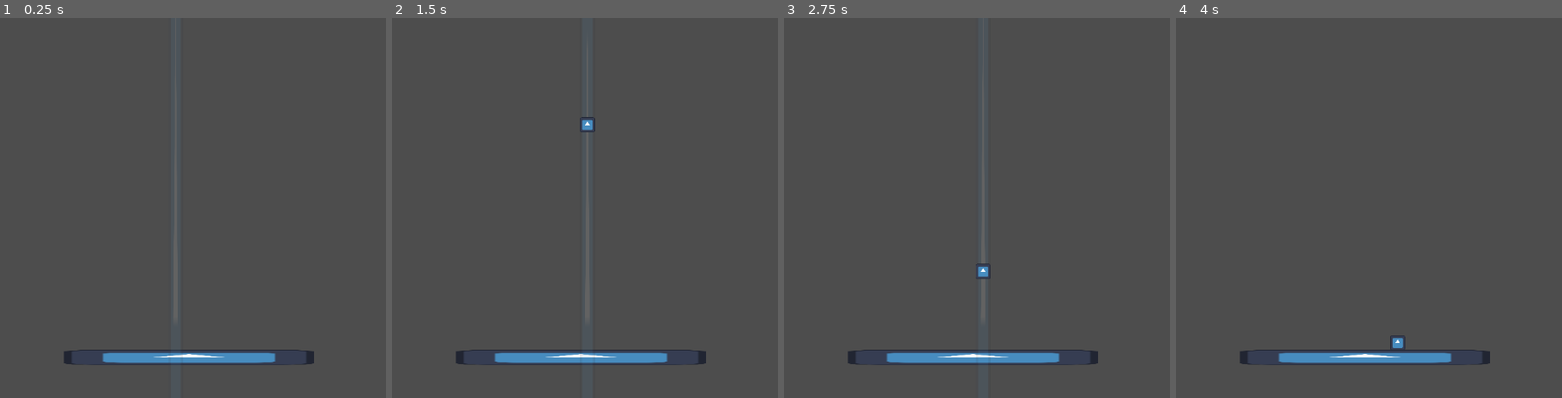
Above: before the commit, frames 1-4 (left to right).
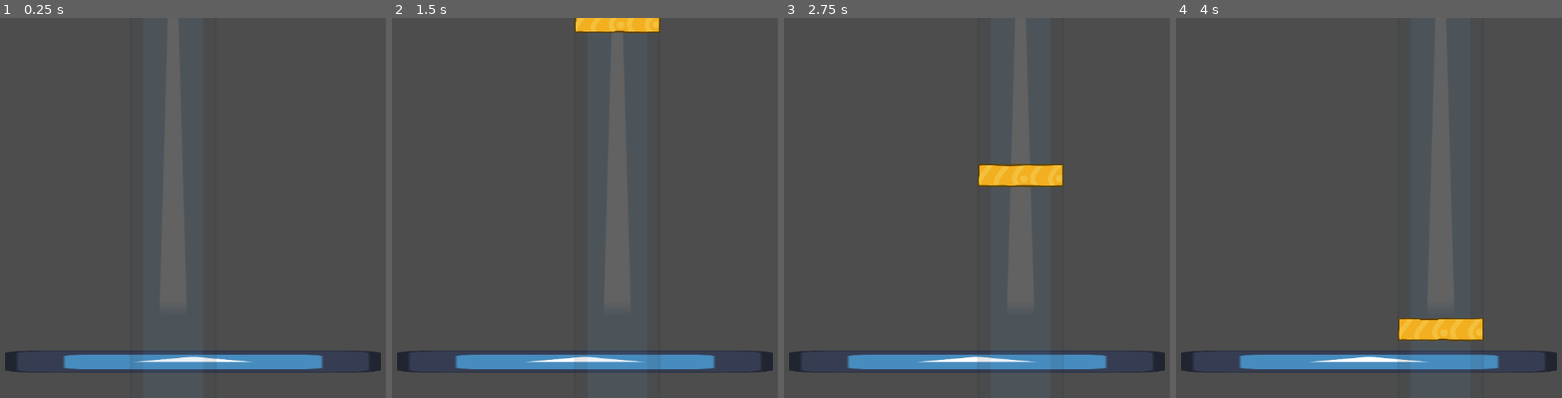
Above: after the commit, the same moments.

Repository: anfray-lapeyre/MADz-GameJam-04-2025
Game: Godot game, scene res://Scenes/Levels/map_game_level.tscn
The game is run twice, just before and just after one commit, with the same random seed, the same clock (stepped at 60 frames per second) and the same inputs. The engine's default icon, where the game draws it, is replaced by a stand-in: a white triangle on a blue panel in a dark square.
Inputs:
- Up to frame 1 (0.25 s): no input
- Up to frame 2 (1.5 s): tap Enter at 0.5 s; hold D (move_right) 0.53-1.28 s; hold A (move_left) from 1.28 s (still down)
- Up to frame 3 (2.75 s): release A (move_left) at 2.03 s; hold D (move_right) from 2.03 s (still down)
- Up to frame 4 (4 s): release D (move_right) at 3.53 s; hold A (move_left) from 3.53 s (still down)

The runs differ from the first frame. In frame 1, 3.2% of the frame differs, in the area x 1-99%, y 44-94%; in frame 2, 4.1%; in frame 3, 4.5%, in the area x 1-99%, y 38-94%; in frame 4, 4.5%.

Commit message:
integrated shield, L LL I and Z experiences

Diff:
--- a/the_souls_balance/Scenes/Levels/map_game_level.tscn
+++ b/the_souls_balance/Scenes/Levels/map_game_level.tscn
@@ -1,17 +1,21 @@
-[gd_scene load_steps=6 format=3 uid="uid://b2l2ujykasaw6"]
+[gd_scene load_steps=10 format=3 uid="uid://b2l2ujykasaw6"]
 
 [ext_resource type="Script" uid="uid://l4oaemtl5eql" path="res://Scripts/Resources/res_game_level.gd" id="1_kl2sp"]
-[ext_resource type="PackedScene" uid="uid://csvwci44smh26" path="res://Scenes/Objects/Experiences/obj_experience.tscn" id="2_obd1m"]
+[ext_resource type="PackedScene" uid="uid://13phhq7nxcqs" path="res://Scenes/Objects/Experiences/obj_experience_I.tscn" id="2_utki7"]
+[ext_resource type="PackedScene" uid="uid://c3xbpukd7ufqj" path="res://Scenes/Objects/Experiences/obj_experience_L.tscn" id="3_j4c5q"]
 [ext_resource type="PackedScene" uid="uid://lm6bbsji7bgp" path="res://Scenes/Objects/Experiences/obj_experience_T.tscn" id="3_sailx"]
 [ext_resource type="Texture2D" uid="uid://dp7igmvsk0mcr" path="res://Assets/2D/icon.svg" id="4_04g2o"]
+[ext_resource type="PackedScene" uid="uid://dob2b6p3jgs5q" path="res://Scenes/Objects/Experiences/obj_experience_LL.tscn" id="4_5sfby"]
+[ext_resource type="PackedScene" uid="uid://4gvcppv27kdy" path="res://Scenes/Objects/Experiences/obj_experience_Shield.tscn" id="5_hxrrn"]
+[ext_resource type="PackedScene" uid="uid://dpg0i0elo7khq" path="res://Scenes/Objects/Experiences/obj_experience_Z.tscn" id="7_dpqbp"]
 
 [sub_resource type="RectangleShape2D" id="RectangleShape2D_02pa6"]
 size = Vector2(2126.5, 123)
 
 [node name="Node2D" type="Node2D"]
 script = ExtResource("1_kl2sp")
-ex_experience_list = Array[PackedScene]([ExtResource("2_obd1m"), ExtResource("3_sailx"), ExtResource("2_obd1m"), ExtResource("2_obd1m"), ExtResource("3_sailx"), ExtResource("3_sailx"), ExtResource("3_sailx"), ExtResource("3_sailx"), ExtResource("3_sailx"), ExtResource("3_sailx"), ExtResource("3_sailx"), ExtResource("3_sailx"), ExtResource("3_sailx"), ExtResource("3_sailx"), ExtResource("3_sailx"), ExtResource("3_sailx"), ExtResource("3_sailx"), ExtResource("3_sailx"), ExtResource("3_sailx"), ExtResource("3_sailx"), ExtResource("3_sailx"), ExtResource("3_sailx"), ExtResource("3_sailx"), ExtResource("3_sailx"), ExtResource("3_sailx")])
-ex_spawn_position = Vector2(600, -3000)
+ex_experience_list = Array[PackedScene]([ExtResource("2_utki7"), ExtResource("3_j4c5q"), ExtResource("4_5sfby"), ExtResource("5_hxrrn"), ExtResource("3_sailx"), ExtResource("7_dpqbp"), ExtResource("3_j4c5q"), ExtResource("5_hxrrn"), ExtResource("3_sailx"), ExtResource("2_utki7"), ExtResource("4_5sfby"), ExtResource("3_sailx"), ExtResource("3_j4c5q"), ExtResource("2_utki7"), ExtResource("3_sailx"), ExtResource("7_dpqbp"), ExtResource("2_utki7"), ExtResource("3_j4c5q"), ExtResource("4_5sfby"), ExtResource("3_j4c5q"), ExtResource("2_utki7"), ExtResource("5_hxrrn"), ExtResource("5_hxrrn"), ExtResource("4_5sfby"), ExtResource("7_dpqbp")])
+ex_spawn_position = Vector2(600, -2500)
 
 [node name="ground" type="StaticBody2D" parent="."]
 
@@ -25,5 +29,5 @@
 texture = ExtResource("4_04g2o")
 
 [node name="Camera2D" type="Camera2D" parent="."]
-position = Vector2(643, -791)
-zoom = Vector2(0.2, 0.2)
+position = Vector2(643, -390)
+zoom = Vector2(0.3, 0.3)
--- a/the_souls_balance/Scenes/Objects/Experiences/obj_experience.tscn
+++ b/the_souls_balance/Scenes/Objects/Experiences/obj_experience.tscn
@@ -5,7 +5,8 @@
 
 [node name="obj_experience" type="RigidBody2D"]
 script = ExtResource("1_717cv")
-ex_fall_speed = 1000.0
+ex_fall_speed = 700.0
+ex_move_repeat_delay = 0.05
 
 [node name="experience_sprite" type="Sprite2D" parent="."]
 texture = ExtResource("1_7giel")
--- a/the_souls_balance/Scenes/Objects/Experiences/obj_experience_I.tscn
+++ b/the_souls_balance/Scenes/Objects/Experiences/obj_experience_I.tscn
@@ -1,5 +1,15 @@
-[gd_scene load_steps=2 format=3 uid="uid://13phhq7nxcqs"]
+[gd_scene load_steps=3 format=3 uid="uid://13phhq7nxcqs"]
 
 [ext_resource type="PackedScene" uid="uid://csvwci44smh26" path="res://Scenes/Objects/Experiences/obj_experience.tscn" id="1_xi4mb"]
+[ext_resource type="Texture2D" uid="uid://cx6l7s3viob10" path="res://Assets/2D/Experiences/T_I_Joy.png" id="2_vixjp"]
 
 [node name="obj_experience" instance=ExtResource("1_xi4mb")]
+
+[node name="experience_sprite" parent="." index="0"]
+texture = ExtResource("2_vixjp")
+
+[node name="experience_collider" parent="." index="1"]
+polygon = PackedVector2Array(60.9524, 15.25, -60.6984, 15.25, -60.6984, -15, 60.9524, -15)
+
+[node name="detect_area_collider" parent="detect_area" index="0"]
+polygon = PackedVector2Array(-171, -16, -171, -1.44361, 308, -1.44361, 308, -16)
--- a/the_souls_balance/Scenes/Objects/Experiences/obj_experience_L.tscn
+++ b/the_souls_balance/Scenes/Objects/Experiences/obj_experience_L.tscn
@@ -1,5 +1,15 @@
-[gd_scene load_steps=2 format=3 uid="uid://c3xbpukd7ufqj"]
+[gd_scene load_steps=3 format=3 uid="uid://c3xbpukd7ufqj"]
 
 [ext_resource type="PackedScene" uid="uid://csvwci44smh26" path="res://Scenes/Objects/Experiences/obj_experience.tscn" id="1_ilw0b"]
+[ext_resource type="Texture2D" uid="uid://wk7tn8u47uo2" path="res://Assets/2D/Experiences/T_L_Fear.png" id="2_als8c"]
 
 [node name="obj_experience" instance=ExtResource("1_ilw0b")]
+
+[node name="experience_sprite" parent="." index="0"]
+texture = ExtResource("2_als8c")
+
+[node name="experience_collider" parent="." index="1"]
+polygon = PackedVector2Array(-15.4921, 29.5, -45.2064, 29.5, -45.2064, -29.75, 45.4603, -29.75, 45.4603, -0.249999, -15.4921, -0.249999)
+
+[node name="detect_area_collider" parent="detect_area" index="0"]
+polygon = PackedVector2Array(-110, -23.0977, -110, 5.41353, 7, 5.41353, 7, -8.90226, 247, -8.90226, 247, -23.0977)
--- a/the_souls_balance/Scenes/Objects/Experiences/obj_experience_LL.tscn
+++ b/the_souls_balance/Scenes/Objects/Experiences/obj_experience_LL.tscn
@@ -1,5 +1,15 @@
-[gd_scene load_steps=2 format=3 uid="uid://dob2b6p3jgs5q"]
+[gd_scene load_steps=3 format=3 uid="uid://dob2b6p3jgs5q"]
 
 [ext_resource type="PackedScene" uid="uid://csvwci44smh26" path="res://Scenes/Objects/Experiences/obj_experience.tscn" id="1_qv6vb"]
+[ext_resource type="Texture2D" uid="uid://cqrn7ntuyidy3" path="res://Assets/2D/Experiences/T_LL_Joy.png" id="2_q170d"]
 
 [node name="obj_experience" instance=ExtResource("1_qv6vb")]
+
+[node name="experience_sprite" parent="." index="0"]
+texture = ExtResource("2_q170d")
+
+[node name="experience_collider" parent="." index="1"]
+polygon = PackedVector2Array(14.9841, 29.75, 14.9841, 7.45058e-07, -45.7143, 7.45058e-07, -45.7143, -30.5, 45.7143, -30.5, 45.7143, 29.75)
+
+[node name="detect_area_collider" parent="detect_area" index="0"]
+polygon = PackedVector2Array(-112, -23.4586, -112, -8.78196, 127, -8.78196, 127, 5.53383, 248, 5.53383, 248, -23.4586)
--- a/the_souls_balance/Scenes/Objects/Experiences/obj_experience_Shield.tscn
+++ b/the_souls_balance/Scenes/Objects/Experiences/obj_experience_Shield.tscn
@@ -1,5 +1,16 @@
-[gd_scene load_steps=2 format=3 uid="uid://4gvcppv27kdy"]
+[gd_scene load_steps=3 format=3 uid="uid://4gvcppv27kdy"]
 
 [ext_resource type="PackedScene" uid="uid://csvwci44smh26" path="res://Scenes/Objects/Experiences/obj_experience.tscn" id="1_kxqt7"]
+[ext_resource type="Texture2D" uid="uid://c5u3b3tnby0m3" path="res://Assets/2D/Experiences/T_Shield_Sadness.png" id="2_nfqp8"]
 
 [node name="obj_experience" instance=ExtResource("1_kxqt7")]
+
+[node name="experience_sprite" parent="." index="0"]
+texture = ExtResource("2_nfqp8")
+
+[node name="experience_collider" parent="." index="1"]
+polygon = PackedVector2Array(30.4762, -0.499999, 29.7143, 7, 27.4286, 13, 25.3968, 16.5, 19.5556, 22.75, 14.4762, 26, 8.88889, 28.25, 3.04762, 29.75, -2.28571, 30, -7.87302, 28.5, -12.6984, 26.5, -16.7619, 24, -20.8254, 21, -24.381, 17.75, -27.1746, 13.5, -28.6984, 9.75, -29.9683, 5, -30.4762, -0.499999, -30.4762, -30.25, 30.4762, -30.25)
+
+[node name="detect_area_collider" parent="detect_area" index="0"]
+position = Vector2(-124, 18)
+polygon = PackedVector2Array(4, -16.6015, 4, -2.28571, 6, 0.360902, 11, 2.64662, 17, 4.45113, 28, 6.49624, 42, 8.06015, 56, 9.38346, 74, 10.7068, 93, 11.6692, 115, 12.391, 136, 12.2707, 159, 11.5489, 181, 10.4662, 201, 8.90226, 213, 7.45865, 224, 5.89474, 231, 4.33083, 241, 1.32331, 244, -2.28571, 244, -16.6015)
--- a/the_souls_balance/Scenes/Objects/Experiences/obj_experience_Z.tscn
+++ b/the_souls_balance/Scenes/Objects/Experiences/obj_experience_Z.tscn
@@ -1,5 +1,15 @@
-[gd_scene load_steps=2 format=3 uid="uid://dpg0i0elo7khq"]
+[gd_scene load_steps=3 format=3 uid="uid://dpg0i0elo7khq"]
 
 [ext_resource type="PackedScene" uid="uid://csvwci44smh26" path="res://Scenes/Objects/Experiences/obj_experience.tscn" id="1_6x6wr"]
+[ext_resource type="Texture2D" uid="uid://d2p4dcgd6ytt2" path="res://Assets/2D/Experiences/T_Z_Disgust.png" id="2_u1di5"]
 
 [node name="obj_experience" instance=ExtResource("1_6x6wr")]
+
+[node name="experience_sprite" parent="." index="0"]
+texture = ExtResource("2_u1di5")
+
+[node name="experience_collider" parent="." index="1"]
+polygon = PackedVector2Array(30.2222, 44.75, -2.42203e-07, 44.75, -2.42203e-07, 14.75, -29.9683, 14.75, -29.9683, -45.25, -2.42203e-07, -45.25, -2.42203e-07, -15.5, 30.2222, -15.5)
+
+[node name="detect_area_collider" parent="detect_area" index="0"]
+polygon = PackedVector2Array(-50, -30.5564, -50, -1.68421, 68, -1.68421, 68, 12.7519, 187, 12.7519, 187, -16.2406, 68, -16.2406, 68, -30.5564)
Not shown, added: the_souls_balance/Assets/2D/Experiences/T_Crest_Sadness.png.import
Not shown, added: the_souls_balance/Assets/2D/Experiences/T_Drop_Sadness.png.import
Not shown, added: the_souls_balance/Assets/2D/Experiences/T_Sauron_Sadness.png.import
Not shown, added: the_souls_balance/Assets/2D/Experiences/T_Seagull_Sadness.png.import
Not shown, added: the_souls_balance/Assets/2D/Experiences/T_Shadok_Sadness.png.import
Not shown, added: the_souls_balance/Assets/2D/Experiences/T_Stake_Sadness.png.import
